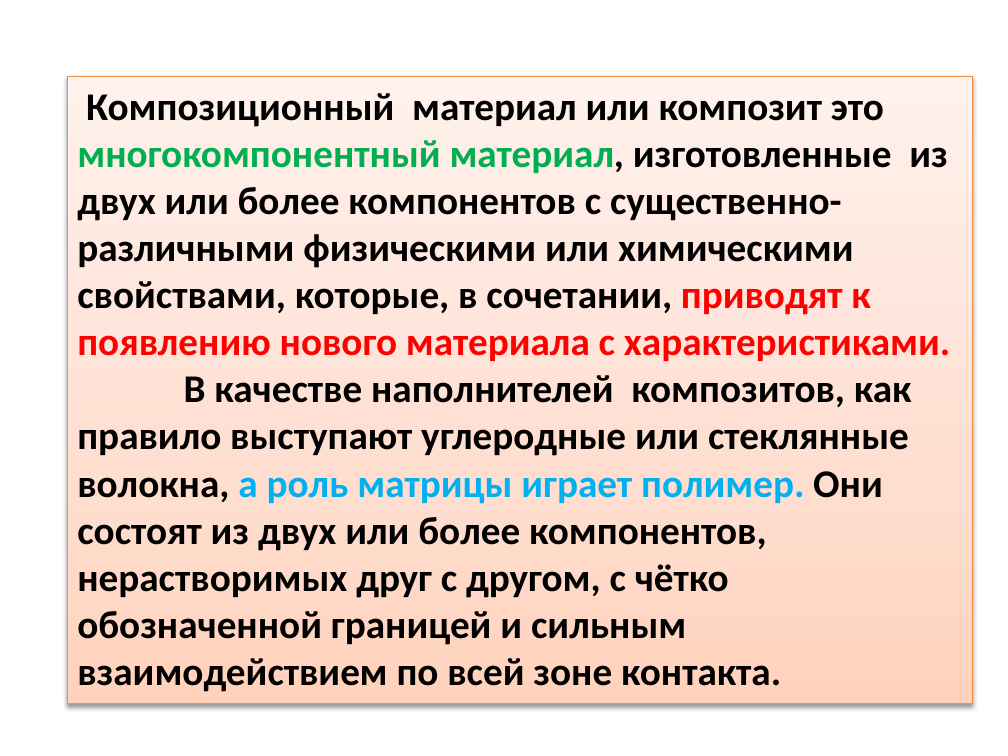
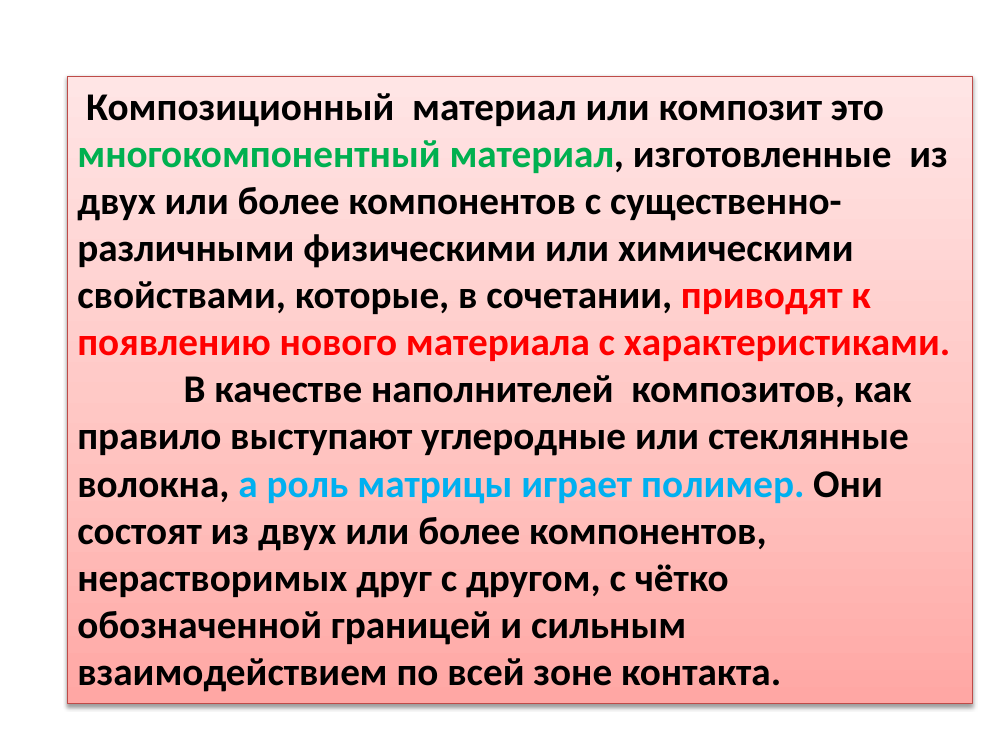
Before and after one commit to svetlanaremizova/svetlana__remizova, a slide deck: slide 2 of Презентация ВКР Ремизова С.Н..pptx. Drawn at 1008x756 pixels with LibreOffice and Linux fonts; fonts in the diff are those of the drawing. Boxes give left, top, right and bottom in pixels: in the first picture for what was removed or moved away, otherwise in the second. Text is boxed around its words. In the diff, an @@ line names an element or a change of style, - is before the commit and + after.

```diff
--- a/Презентация ВКР Ремизова С.Н..pptx
+++ b/Презентация ВКР Ремизова С.Н..pptx
@@ rectangle "Композиционный материал или композит это ..." at <box>68,77,973,705</box>: fill gradient #FFD2BD to #FFDED0 to #FFF2ED to gradient #FFA6A5 to #FFC0BF to #FFE7E7; outline #F69240 0.75 pt to #BF4C48 0.75 pt @@
```
Also in this commit, not shown: 13 slides added, 8 slides removed, 1 other file.
